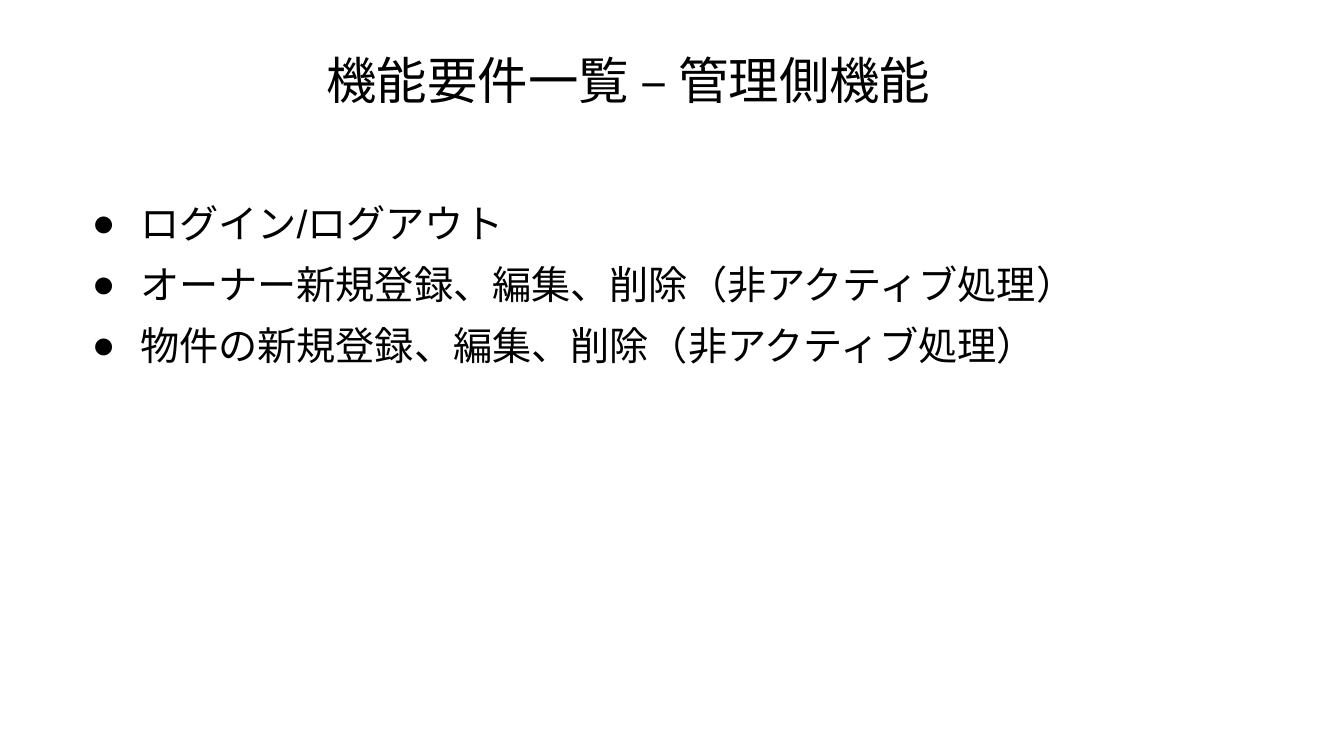
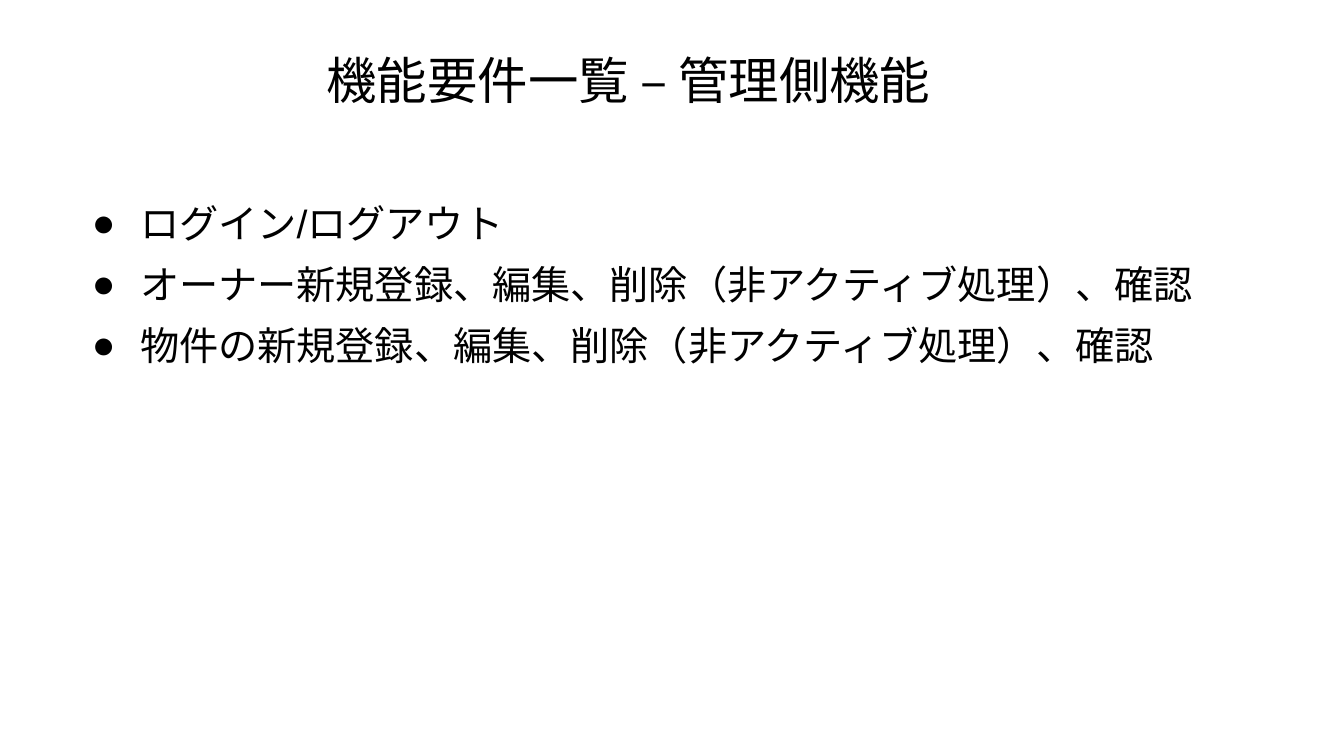
Before and after one commit to akikun918/apart-management-system, a slide deck: slide 5 of 要件定義書.pptx (slide 8 before the commit). Drawn at 1344x756 pixels with LibreOffice and Linux fonts; fonts in the diff are those of the drawing. Boxes give left, top, right and bottom in pixels: in the first picture for what was removed or moved away, otherwise in the second. Text is boxed around its words. In the diff, an @@ line names an element or a change of style, - is before the commit and + after.

```diff
--- a/要件定義書.pptx
+++ b/要件定義書.pptx
@@ text at (140,265,1193,364): text changed @@
-● オーナー新規登録、編集、削除（非アクティブ処理）
-● 物件の新規登録、編集、削除（非アクティブ処理）
+● オーナー新規登録、編集、削除（非アクティブ処理）、確認
+● 物件の新規登録、編集、削除（非アクティブ処理）、確認
```
Also in this commit, not shown: 6 other slides changed, 1 slide added, 1 slide removed, 1 other file.
